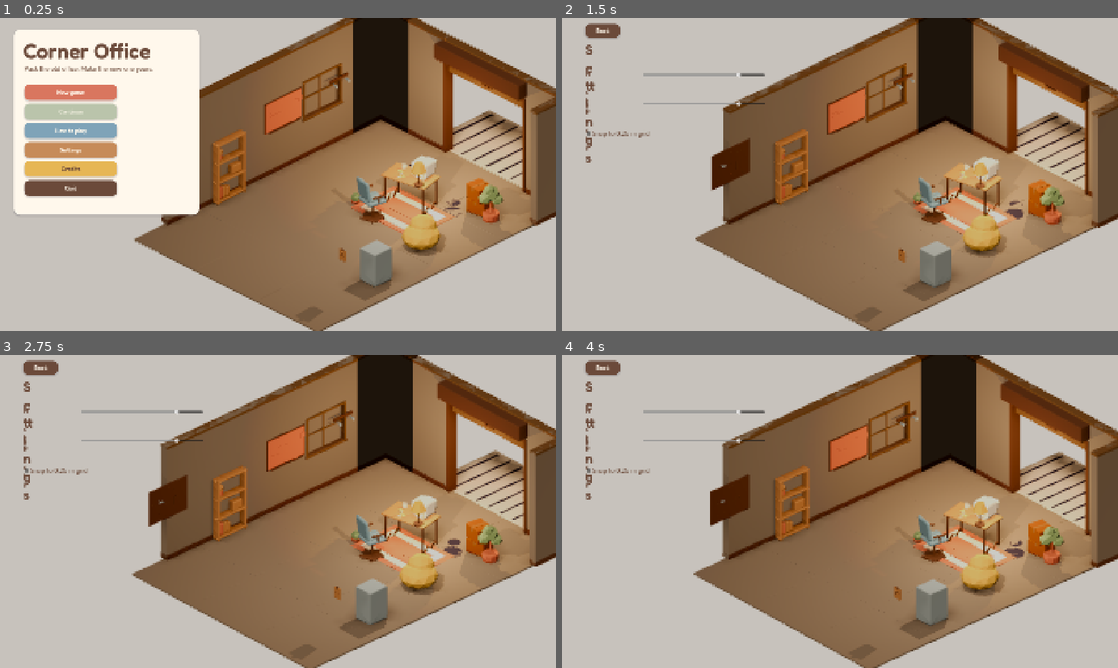
Above: before the commit, frames 1-4 (two rows, left to right).
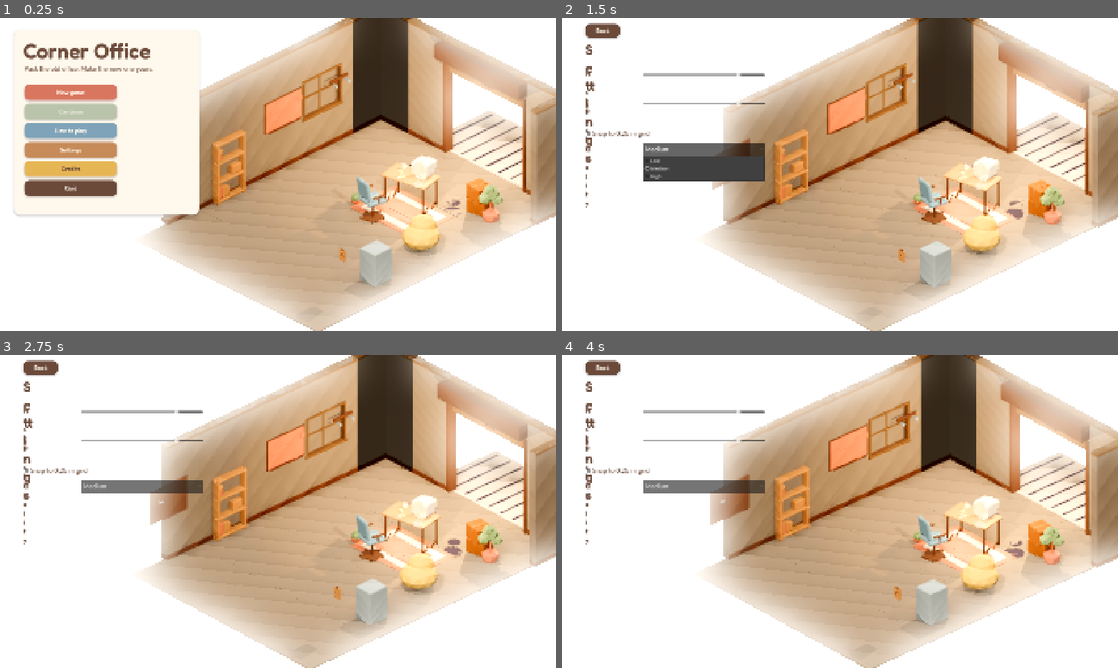
Above: after the commit, the same moments.

Repository: Mopperr/corner-office
Game: Godot game, scene res://scenes/main.tscn
Two runs of this game, one before a commit and one after it. Both use one fixed random seed, a clock stepped at 60 frames per second and the inputs below.
Inputs (mouse positions are in pixels of both pictures, inside the frame that each line leads up to):
- Up to frame 1 (0.25 s): no input
- Up to frame 2 (1.5 s): click "Settings" at 0.5 s; click (706, 149) at 1.25 s, where only the run after the commit has a clickable "Medium"
- Up to frame 3 (2.75 s): tap Enter at 2 s; move the mouse to (400, 495) at 2.02 s; hold D from 2.03 s (still down); tap G at 2.1 s; click (400, 495) at 2.17 s
- Up to frame 4 (4 s): move the mouse to (728, 527) at 2.77 s; release D at 2.78 s; hold S 2.78-3.53 s; tap R at 2.85 s; move the mouse to (895, 442) at 3.52 s; hold D from 3.53 s (still down); hold Shift from 3.53 s (still down)

The runs differ from the first frame. In frame 1, 80% of the frame differs, in the area x 0-100%, y 0-100%; in frame 2, 99%; in frame 3, 99%; in frame 4, 99%.

Commit message:
Apply the garage beauty-pass lighting and camera.
AgX exposure 0.85 and white 4.0, a cooler fill, and quality tiers replace the washed office look. The play camera frames the room center without the nook shift.

Co-authored-by: Andrew sNyder <Mopperr@users.noreply.github.com>

Diff:
--- /dev/null
+++ b/beauty/beauty_env_high.tres
@@ -0,0 +1,32 @@
+[gd_resource type="Environment" format=3]
+
+[resource]
+background_mode = 1
+background_color = Color(0.24313726, 0.22745098, 0.30980393, 1)
+ambient_light_source = 2
+ambient_light_color = Color(0.9490196, 0.8862745, 0.8, 1)
+ambient_light_energy = 0.25
+tonemap_mode = 4
+tonemap_exposure = 0.85
+tonemap_white = 4.0
+tonemap_agx_white = 4.0
+ssao_enabled = true
+ssao_radius = 0.8
+ssao_intensity = 1.5
+ssao_power = 1.3
+ssao_light_affect = 0.2
+ssil_enabled = true
+ssil_radius = 3.0
+ssil_intensity = 0.6
+glow_enabled = true
+glow_levels/2 = 1.0
+glow_levels/3 = 1.0
+glow_levels/4 = 1.0
+glow_intensity = 0.4
+glow_strength = 0.8
+glow_bloom = 0.05
+glow_blend_mode = 2
+glow_hdr_threshold = 1.1
+adjustment_enabled = true
+adjustment_contrast = 1.2
+adjustment_saturation = 1.08
--- /dev/null
+++ b/beauty/beauty_env_low.tres
@@ -0,0 +1,29 @@
+[gd_resource type="Environment" format=3]
+
+[resource]
+background_mode = 1
+background_color = Color(0.24313726, 0.22745098, 0.30980393, 1)
+ambient_light_source = 2
+ambient_light_color = Color(0.9490196, 0.8862745, 0.8, 1)
+ambient_light_energy = 0.25
+tonemap_mode = 4
+tonemap_exposure = 0.85
+tonemap_white = 4.0
+tonemap_agx_white = 4.0
+ssao_radius = 0.8
+ssao_intensity = 1.5
+ssao_power = 1.3
+ssao_light_affect = 0.2
+ssil_radius = 3.0
+ssil_intensity = 0.6
+glow_levels/2 = 1.0
+glow_levels/3 = 1.0
+glow_levels/4 = 1.0
+glow_intensity = 0.4
+glow_strength = 0.8
+glow_bloom = 0.05
+glow_blend_mode = 2
+glow_hdr_threshold = 1.1
+adjustment_enabled = true
+adjustment_contrast = 1.2
+adjustment_saturation = 1.08
--- /dev/null
+++ b/beauty/beauty_env_medium.tres
@@ -0,0 +1,31 @@
+[gd_resource type="Environment" format=3]
+
+[resource]
+background_mode = 1
+background_color = Color(0.24313726, 0.22745098, 0.30980393, 1)
+ambient_light_source = 2
+ambient_light_color = Color(0.9490196, 0.8862745, 0.8, 1)
+ambient_light_energy = 0.25
+tonemap_mode = 4
+tonemap_exposure = 0.85
+tonemap_white = 4.0
+tonemap_agx_white = 4.0
+ssao_enabled = true
+ssao_radius = 0.8
+ssao_intensity = 1.5
+ssao_power = 1.3
+ssao_light_affect = 0.2
+ssil_radius = 3.0
+ssil_intensity = 0.6
+glow_enabled = true
+glow_levels/2 = 1.0
+glow_levels/3 = 1.0
+glow_levels/4 = 1.0
+glow_intensity = 0.4
+glow_strength = 0.8
+glow_bloom = 0.05
+glow_blend_mode = 2
+glow_hdr_threshold = 1.1
+adjustment_enabled = true
+adjustment_contrast = 1.2
+adjustment_saturation = 1.08
--- /dev/null
+++ b/beauty/menu_camera_dof.tres
@@ -0,0 +1,7 @@
+[gd_resource type="CameraAttributesPractical" format=3]
+
+[resource]
+dof_blur_far_enabled = true
+dof_blur_far_distance = 14.0
+dof_blur_far_transition = 6.0
+dof_blur_amount = 0.06
--- a/project.godot
+++ b/project.godot
@@ -44,4 +44,7 @@
 [rendering]
 
 renderer/rendering_method="forward_plus"
-anti_aliasing/quality/msaa_3d=2
+anti_aliasing/quality/msaa_3d=1
+lights_and_shadows/directional_shadow/size=2048
+lights_and_shadows/directional_shadow/soft_shadow_filter_quality=2
+environment/ssao/half_size=true
--- a/scripts/diorama.gd
+++ b/scripts/diorama.gd
@@ -5,6 +5,7 @@
 const SupportMath = preload("res://scripts/stacking/support.gd")
 const StackItemLib = preload("res://scripts/stacking/stack_item.gd")
 const StackRoomLib = preload("res://scripts/stacking/stack_room.gd")
+const Graphics = preload("res://scripts/settings_manager.gd")
 
 const MENU_YAW_DEG := 45.0
 const MENU_PITCH_DEG := -30.0
@@ -127,35 +128,33 @@
 
 func _world() -> void:
 	var env := WorldEnvironment.new()
-	var world := Environment.new()
-	world.background_mode = Environment.BG_COLOR
-	world.background_color = UIKit.CREAM if backdrop else Color("5C534A")
-	world.ambient_light_source = Environment.AMBIENT_SOURCE_COLOR
-	world.ambient_light_color = Color("C2B09A")
-	world.ambient_light_energy = 0.18
-	world.tonemap_mode = Environment.TONE_MAPPER_AGX
-	world.tonemap_exposure = 0.78
-	world.tonemap_white = 6.0
-	var renderer := RenderingServer.get_current_rendering_method()
-	if renderer == "gl_compatibility" or renderer == "forward_plus":
-		world.ssao_enabled = true
-		world.ssao_radius = 1.15
-		world.ssao_intensity = 1.8
-		world.ssao_power = 1.45
-		world.ssao_detail = 0.55
-		world.ssao_horizon = 0.12
-		world.ssao_sharpness = 0.45
-		world.ssao_light_affect = 0.35
+	env.name = "World"
+	var world := Graphics.load_environment(SaveManager.graphics_quality)
+	if backdrop:
+		world.background_color = UIKit.CREAM
 	env.environment = world
 	add_child(env)
 	var sun := DirectionalLight3D.new()
-	sun.rotation_degrees = Vector3(-48, 28, 0)
-	sun.light_color = Color("FFE2C2")
-	sun.light_energy = 0.42
+	sun.name = "Sun"
+	sun.rotation_degrees = Vector3(-50, 35, 0)
+	sun.light_color = Color("FFE3C0")
+	sun.light_energy = 0.85
 	sun.shadow_enabled = true
-	sun.shadow_blur = 2.0
-	sun.directional_shadow_max_distance = 48.0
+	sun.light_angular_distance = 1.75
+	sun.shadow_blur = 1.5
+	sun.shadow_bias = 0.03
+	sun.shadow_normal_bias = 1.0
+	sun.directional_shadow_mode = DirectionalLight3D.SHADOW_PARALLEL_2_SPLITS
+	sun.directional_shadow_max_distance = 25.0
 	add_child(sun)
+	var fill := DirectionalLight3D.new()
+	fill.name = "Fill"
+	fill.rotation_degrees = Vector3(-35, -145, 0)
+	fill.light_color = Color("A9C4D4")
+	fill.light_energy = 0.2
+	fill.light_specular = 0.0
+	fill.shadow_enabled = false
+	add_child(fill)
 	cam = Camera3D.new()
 	cam.projection = Camera3D.PROJECTION_ORTHOGONAL
 	cam.keep_aspect = Camera3D.KEEP_HEIGHT
@@ -194,66 +193,14 @@
 		return
 	if cam == null or venue.is_empty() or GameState.mode == "truck":
 		return
-	var points := _room_points()
-	if points.is_empty():
-		return
-	var center := Vector3.ZERO
-	for point in points:
-		center += point
-	center /= float(points.size())
-	var offset := Vector3(1.0, 1.08, 1.0).normalized() * 18.0
-	cam.position = center + offset
+	var origin := Vector3(float(venue.get("x", 0.0)), 0.0, float(venue.get("z", 0.0)))
+	var width := float(venue.get("w", 6.0))
+	var depth := float(venue.get("d", 8.0))
+	var center := origin + Vector3(width * 0.5, 0.9, depth * 0.5)
+	cam.attributes = null
+	cam.size = maxf(width, depth) * 1.3
+	cam.position = center + Vector3(8.2, 9.0, 8.0)
 	cam.look_at(center, Vector3.UP)
-	var xf := cam.global_transform
-	var min_x := 10000.0
-	var max_x := -10000.0
-	var min_y := 10000.0
-	var max_y := -10000.0
-	var inv := xf.affine_inverse()
-	for point in points:
-		var local: Vector3 = inv * point
-		min_x = minf(min_x, local.x)
-		max_x = maxf(max_x, local.x)
-		min_y = minf(min_y, local.y)
-		max_y = maxf(max_y, local.y)
-	var shift := Vector3((min_x + max_x) * 0.5, (min_y + max_y) * 0.5, 0.0)
-	cam.global_position += xf.basis * shift
-	var view := get_viewport().get_visible_rect().size
-	var aspect := 16.0 / 9.0
-	if view.y > 1.0:
-		aspect = view.x / view.y
-	var height := (max_y - min_y) * 1.16
-	var width_need := (max_x - min_x) * 1.16 / aspect
-	cam.size = maxf(height, width_need)
-
-
-func _room_points() -> Array:
-	var points: Array = []
-	var x := float(venue.get("x", 0))
-	var z := float(venue.get("z", 0))
-	var w := float(venue.get("w", 6))
-	var d := float(venue.get("d", 8))
-	for px in [x, x + w]:
-		for pz in [z, z + d]:
-			points.append(Vector3(px, 0.0, pz))
-	# Visible shell only: west wall and the opening wall. East and north stay cut away.
-	for pz in [z, z + d]:
-		points.append(Vector3(x, 2.7, pz))
-	for px in [x, x + w]:
-		points.append(Vector3(px, 2.4, z))
-	if str(venue.get("opening", "")) == "garage":
-		points.append(Vector3(x + 1.2, 0.0, z - 2.3))
-		points.append(Vector3(x + w - 1.2, 0.0, z - 2.3))
-		points.append(Vector3(x + w * 0.5, 2.3, z - 0.2))
-	if venue.has("nook"):
-		var nook: Dictionary = venue["nook"]
-		var nx := float(nook["x"])
-		var nz := float(nook["z"])
-		var nw := float(nook["w"])
-		var nd := float(nook["d"])
-		points.append(Vector3(nx, 1.5, nz))
-		points.append(Vector3(nx + nw, 0.0, nz + nd))
-	return points
 
 
 func _fill_floor(x: float, z: float, w: float, d: float) -> void:
@@ -337,9 +284,10 @@
 	_fill_run(x + 1.0, x + w - 1.0, z + d, true, true, false)
 	_fill_run(z + 1.0, z + d - 1.0, x + w, false, true, false)
 	var glow := OmniLight3D.new()
+	glow.name = "DoorGlow"
 	glow.position = Vector3(opening_center, 1.6, z + 0.45)
 	glow.light_color = Color("FFC98A")
-	glow.light_energy = 0.32
+	glow.light_energy = 0.9
 	glow.omni_range = 6.0
 	glow.shadow_enabled = true
 	glow.shadow_blur = 2.0
@@ -769,6 +717,7 @@
 		return
 	cam.projection = Camera3D.PROJECTION_ORTHOGONAL
 	cam.keep_aspect = Camera3D.KEEP_HEIGHT
+	cam.attributes = Graphics.menu_dof()
 	cam.size = MENU_ORTHO_SIZE
 	var look := menu_look
 	cam.position = look
--- a/scripts/menu_ui.gd
+++ b/scripts/menu_ui.gd
@@ -1,4 +1,6 @@
 extends Control
+
+const Graphics = preload("res://scripts/settings_manager.gd")
 
 signal new_game(character)
 signal continue_game
@@ -130,6 +132,26 @@
 		SaveManager.save_settings()
 	)
 	add_child(snap)
+	var quality_label := UIKit.label("Quality", 22, UIKit.DARK, "title")
+	quality_label.position = Vector2(80, 440)
+	add_child(quality_label)
+	var quality := OptionButton.new()
+	quality.position = Vector2(280, 432)
+	quality.size = Vector2(420, 44)
+	quality.add_theme_font_override("font", UIKit.body_font())
+	quality.add_theme_font_size_override("font_size", 22)
+	quality.add_item("Low")
+	quality.add_item("Medium")
+	quality.add_item("High")
+	var tiers := ["low", "medium", "high"]
+	var selected := tiers.find(SaveManager.graphics_quality)
+	quality.selected = selected if selected >= 0 else 1
+	quality.item_selected.connect(func(index: int):
+		SaveManager.graphics_quality = tiers[index]
+		SaveManager.save_settings()
+		Graphics.apply_tier(get_tree(), SaveManager.graphics_quality)
+	)
+	add_child(quality)
 
 
 func _slider(caption: String, value: float, y: float, on_change: Callable) -> void:
--- a/scripts/props.gd
+++ b/scripts/props.gd
@@ -793,9 +793,26 @@
 
 static func attach_lamp_light(root: Node3D) -> void:
 	var light := OmniLight3D.new()
+	light.name = "LampLight"
 	light.position = Vector3(0, 0.42, 0)
-	light.light_color = Color("FFD7A1")
-	light.light_energy = 0.4
-	light.omni_range = 3.4
+	light.light_color = Color("FFD9A0")
+	light.light_energy = 0.8
+	light.omni_range = 2.5
 	light.shadow_enabled = false
 	root.add_child(light)
+	_glow_shade(root)
+
+
+static func _glow_shade(node: Node) -> void:
+	if node is MeshInstance3D:
+		var mesh_node := node as MeshInstance3D
+		var current: Material = mesh_node.get_active_material(0)
+		var shade := StandardMaterial3D.new()
+		if current is StandardMaterial3D:
+			shade = (current as StandardMaterial3D).duplicate() as StandardMaterial3D
+		shade.emission_enabled = true
+		shade.emission = Color("FFD9A0")
+		shade.emission_energy_multiplier = 1.2
+		mesh_node.material_override = shade
+	for child in node.get_children():
+		_glow_shade(child)
--- a/scripts/save_manager.gd
+++ b/scripts/save_manager.gd
@@ -8,10 +8,14 @@
 var shake := true
 var text_scale := 1.0
 var snap_to_grid := false
+var graphics_quality := "medium"
+
+const Graphics = preload("res://scripts/settings_manager.gd")
 
 
 func _ready() -> void:
 	load_settings()
+	Graphics.apply_tier(get_tree(), graphics_quality)
 
 
 func has_save() -> bool:
@@ -54,6 +58,7 @@
 	cfg.set_value("access", "shake", shake)
 	cfg.set_value("access", "text_scale", text_scale)
 	cfg.set_value("place", "snap_to_grid", snap_to_grid)
+	cfg.set_value("graphics", "quality", graphics_quality)
 	cfg.save(SETTINGS_PATH)
 
 
@@ -66,3 +71,4 @@
 	shake = bool(cfg.get_value("access", "shake", shake))
 	text_scale = float(cfg.get_value("access", "text_scale", text_scale))
 	snap_to_grid = bool(cfg.get_value("place", "snap_to_grid", snap_to_grid))
+	graphics_quality = Graphics.normalize(str(cfg.get_value("graphics", "quality", graphics_quality)))
--- /dev/null
+++ b/scripts/settings_manager.gd
@@ -0,0 +1,123 @@
+class_name SettingsManager
+extends RefCounted
+
+const UiLib = preload("res://scripts/ui_kit.gd")
+
+const PRESET_DIR := "res://beauty/"
+
+
+static func normalize(tier: String) -> String:
+	var name := tier.to_lower()
+	if name == "low" or name == "high":
+		return name
+	return "medium"
+
+
+static func load_environment(tier: String) -> Environment:
+	var name := normalize(tier)
+	var path := "%sbeauty_env_%s.tres" % [PRESET_DIR, name]
+	if ResourceLoader.exists(path):
+		var loaded := load(path) as Environment
+		if loaded != null:
+			return loaded.duplicate(true) as Environment
+	return make_environment(name)
+
+
+static func menu_dof() -> CameraAttributesPractical:
+	var path := PRESET_DIR + "menu_camera_dof.tres"
+	if ResourceLoader.exists(path):
+		var loaded := load(path) as CameraAttributesPractical
+		if loaded != null:
+			return loaded.duplicate(true) as CameraAttributesPractical
+	return make_menu_dof()
+
+
+static func make_environment(tier: String) -> Environment:
+	var name := normalize(tier)
+	var world := Environment.new()
+	world.background_mode = Environment.BG_COLOR
+	world.background_color = Color("3E3A4F")
+	world.ambient_light_source = Environment.AMBIENT_SOURCE_COLOR
+	world.ambient_light_color = Color("F2E2CC")
+	world.ambient_light_energy = 0.25
+	world.tonemap_mode = Environment.TONE_MAPPER_AGX
+	world.tonemap_exposure = 0.85
+	world.tonemap_white = 4.0
+	world.tonemap_agx_white = 4.0
+	world.adjustment_enabled = true
+	world.adjustment_brightness = 1.0
+	world.adjustment_contrast = 1.2
+	world.adjustment_saturation = 1.08
+	world.fog_enabled = false
+	world.ssao_radius = 0.8
+	world.ssao_intensity = 1.5
+	world.ssao_power = 1.3
+	world.ssao_detail = 0.5
+	world.ssao_horizon = 0.06
+	world.ssao_sharpness = 0.98
+	world.ssao_light_affect = 0.2
+	world.ssil_radius = 3.0
+	world.ssil_intensity = 0.6
+	world.sdfgi_enabled = false
+	world.glow_intensity = 0.4
+	world.glow_strength = 0.8
+	world.glow_bloom = 0.05
+	world.glow_hdr_threshold = 1.1
+	world.glow_blend_mode = Environment.GLOW_BLEND_MODE_SOFTLIGHT
+	for level in range(1, 8):
+		var lit := level >= 2 and level <= 4
+		world.set("glow_levels/%d" % level, 1.0 if lit else 0.0)
+	world.ssao_enabled = name != "low"
+	world.glow_enabled = name != "low"
+	world.ssil_enabled = name == "high"
+	return world
+
+
+static func make_menu_dof() -> CameraAttributesPractical:
+	var attr := CameraAttributesPractical.new()
+	attr.dof_blur_far_enabled = true
+	attr.dof_blur_far_distance = 14.0
+	attr.dof_blur_far_transition = 6.0
+	attr.dof_blur_amount = 0.06
+	return attr
+
+
+static func apply_tier(tree: SceneTree, tier: String) -> void:
+	var name := normalize(tier)
+	var msaa := Viewport.MSAA_2X
+	var aa := Viewport.SCREEN_SPACE_AA_DISABLED
+	var shadow_size := 2048
+	var soft := 2
+	if name == "low":
+		msaa = Viewport.MSAA_DISABLED
+		aa = Viewport.SCREEN_SPACE_AA_FXAA
+		shadow_size = 2048
+		soft = 1
+	elif name == "high":
+		msaa = Viewport.MSAA_4X
+		aa = Viewport.SCREEN_SPACE_AA_DISABLED
+		shadow_size = 4096
+		soft = 3
+	ProjectSettings.set_setting("rendering/anti_aliasing/quality/msaa_3d", int(msaa))
+	ProjectSettings.set_setting("rendering/anti_aliasing/quality/screen_space_aa", int(aa))
+	ProjectSettings.set_setting("rendering/lights_and_shadows/directional_shadow/size", shadow_size)
+	ProjectSettings.set_setting("rendering/lights_and_shadows/directional_shadow/soft_shadow_filter_quality", soft)
+	if tree != null and tree.root != null:
+		tree.root.msaa_3d = msaa
+		tree.root.screen_space_aa = aa
+	RenderingServer.directional_shadow_atlas_set_size(shadow_size, true)
+	if tree == null or tree.root == null:
+		return
+	var dof := menu_dof()
+	for node in tree.root.find_children("*", "WorldEnvironment", true, false):
+		var world_env := node as WorldEnvironment
+		if world_env == null:
+			continue
+		var world := load_environment(name)
+		var parent := world_env.get_parent()
+		if parent != null and bool(parent.get("backdrop")):
+			world.background_color = UiLib.CREAM
+			var cam := parent.get("cam") as Camera3D
+			if cam != null:
+				cam.attributes = dof
+		world_env.environment = world
--- a/tests/smoke.gd
+++ b/tests/smoke.gd
@@ -5,6 +5,7 @@
 const SupportMath = preload("res://scripts/stacking/support.gd")
 const StackItemLib = preload("res://scripts/stacking/stack_item.gd")
 const StackRoomLib = preload("res://scripts/stacking/stack_room.gd")
+const Graphics = preload("res://scripts/settings_manager.gd")
 
 func _ready() -> void:
 	var failures: Array = []
@@ -657,12 +658,61 @@
 	var menu_cam: Camera3D = show.get("cam")
 	if menu_cam == null or absf(menu_cam.size - 7.2) > 0.001:
 		found.append("menu ortho %s" % (menu_cam.size if menu_cam else "missing"))
+	var menu_dof: CameraAttributesPractical = null
+	if menu_cam != null:
+		menu_dof = menu_cam.attributes as CameraAttributesPractical
+	if menu_dof == null or not menu_dof.dof_blur_far_enabled or absf(menu_dof.dof_blur_far_distance - 14.0) > 0.001 or absf(menu_dof.dof_blur_far_transition - 6.0) > 0.001 or absf(menu_dof.dof_blur_amount - 0.06) > 0.001:
+		found.append("menu dof")
 	_bury(show)
 	var play: Node = RoomLib.new()
 	add_child(play)
 	var play_worlds: Array = play.find_children("*", "WorldEnvironment", true, false)
-	if play_worlds.is_empty() or (play_worlds[0] as WorldEnvironment).environment.background_color != Color("5C534A"):
+	if play_worlds.is_empty():
 		found.append("office background")
+	else:
+		var office := (play_worlds[0] as WorldEnvironment).environment
+		if office.background_color != Color("3E3A4F"):
+			found.append("office background %s" % office.background_color)
+		if office.tonemap_mode != Environment.TONE_MAPPER_AGX or absf(office.tonemap_exposure - 0.85) > 0.001 or absf(office.tonemap_white - 4.0) > 0.001 or absf(office.tonemap_agx_white - 4.0) > 0.001:
+			found.append("tonemap")
+		if office.ambient_light_color != Color("F2E2CC") or absf(office.ambient_light_energy - 0.25) > 0.001:
+			found.append("ambient")
+		if not office.adjustment_enabled or absf(office.adjustment_contrast - 1.2) > 0.001 or absf(office.adjustment_saturation - 1.08) > 0.001:
+			found.append("grade")
+		if office.fog_enabled or office.sdfgi_enabled or not office.ssao_enabled or office.ssil_enabled or not office.glow_enabled:
+			found.append("features")
+		if absf(office.ssao_radius - 0.8) > 0.001 or absf(office.ssao_intensity - 1.5) > 0.001:
+			found.append("ssao")
+		if absf(office.glow_intensity - 0.4) > 0.001 or absf(office.glow_strength - 0.8) > 0.001 or office.glow_blend_mode != Environment.GLOW_BLEND_MODE_SOFTLIGHT:
+			found.append("glow")
+	var play_cam: Camera3D = play.get("cam")
+	var garage_center := Vector3(3.0, 0.9, 4.0)
+	if play_cam == null or play_cam.position.distance_to(Vector3(11.2, 9.9, 12.0)) > 0.02 or absf(play_cam.size - maxf(6.0, 8.0) * 1.3) > 0.001:
+		found.append("garage cam %s" % (play_cam.position if play_cam else "missing"))
+	elif (-play_cam.global_transform.basis.z).dot((garage_center - play_cam.global_position).normalized()) < 0.999:
+		found.append("garage look")
+	var sun := play.find_child("Sun", true, false) as DirectionalLight3D
+	if sun == null or sun.light_color != Color("FFE3C0") or absf(sun.light_energy - 0.85) > 0.001 or sun.rotation_degrees.distance_to(Vector3(-50, 35, 0)) > 0.1 or not sun.shadow_enabled or absf(sun.light_angular_distance - 1.75) > 0.001:
+		found.append("sun")
+	var fill := play.find_child("Fill", true, false) as DirectionalLight3D
+	if fill == null or fill.light_color != Color("A9C4D4") or absf(fill.light_energy - 0.2) > 0.001 or fill.shadow_enabled:
+		found.append("fill")
+	var door := play.find_child("DoorGlow", true, false) as OmniLight3D
+	if door == null or door.light_color != Color("FFC98A") or absf(door.light_energy - 0.9) > 0.001:
+		found.append("door glow")
+	var lamp_light := play.find_child("LampLight", true, false) as OmniLight3D
+	if lamp_light == null or lamp_light.light_color != Color("FFD9A0") or absf(lamp_light.light_energy - 0.8) > 0.001 or absf(lamp_light.omni_range - 2.5) > 0.001 or lamp_light.shadow_enabled:
+		found.append("lamp omni")
+	else:
+		var shade_mesh: MeshInstance3D = null
+		var shade_nodes: Array = lamp_light.get_parent().find_children("*", "MeshInstance3D", true, false)
+		if not shade_nodes.is_empty():
+			shade_mesh = shade_nodes[0] as MeshInstance3D
+		var shade: StandardMaterial3D = null
+		if shade_mesh != null:
+			shade = shade_mesh.material_override as StandardMaterial3D
+		if shade == null or not shade.emission_enabled or shade.emission != Color("FFD9A0") or absf(shade.emission_energy_multiplier - 1.2) > 0.001:
+			found.append("lamp shade")
 	_bury(play)
 	var menu: Control = load("res://scripts/menu_ui.gd").new()
 	add_child(menu)
@@ -988,6 +1038,14 @@
 		found.append("stretch %s" % ProjectSettings.get_setting("display/window/stretch/aspect"))
 	if int(ProjectSettings.get_setting("display/window/size/viewport_width")) != 1920 or int(ProjectSettings.get_setting("display/window/size/viewport_height")) != 1080:
 		found.append("base %s %s" % [ProjectSettings.get_setting("display/window/size/viewport_width"), ProjectSettings.get_setting("display/window/size/viewport_height")])
+	var low := Graphics.load_environment("low")
+	var high := Graphics.load_environment("high")
+	if low.ssao_enabled or low.glow_enabled or low.ssil_enabled or low.sdfgi_enabled:
+		found.append("low tier")
+	if not high.ssao_enabled or not high.glow_enabled or not high.ssil_enabled or high.sdfgi_enabled or absf(high.ssil_radius - 3.0) > 0.001 or absf(high.ssil_intensity - 0.6) > 0.001:
+		found.append("high tier")
+	if get_viewport().msaa_3d != Viewport.MSAA_2X or int(ProjectSettings.get_setting("rendering/lights_and_shadows/directional_shadow/size")) != 2048:
+		found.append("medium quality")
 	var tiny := UIKit.label("Readable", 13)
 	if int(tiny.get_theme_font_size("font_size")) < 18:
 		found.append("font %s" % tiny.get_theme_font_size("font_size"))
